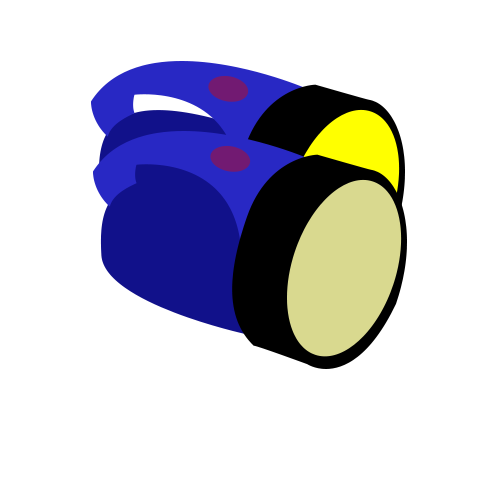
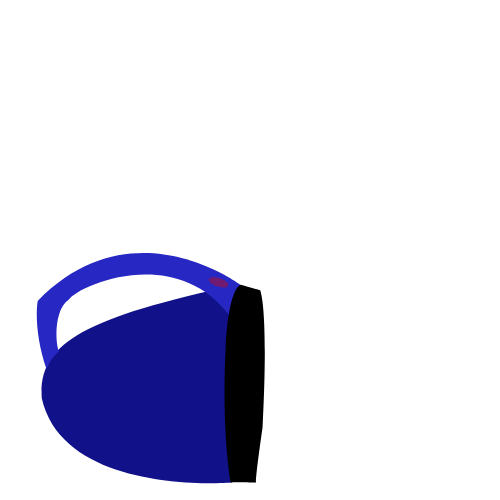
The second 500 × 500 image is a revision of the first. Changes to its layers:
renamed "lanterna" to "lanterna icone desligado", hid the group it (5 layers) over (93, 131, 407, 369)
painted on "Ellipse 5" (2nd of 3, in "lanterna icone desligado") over (210, 145, 251, 172)
painted on "Ellipse 4" (1st of 2, in "lanterna icone desligado") over (287, 179, 402, 357)
painted on "Shape 2" (2nd of 3, in "lanterna icone desligado") over (232, 154, 407, 369)
painted on "Shape 4" (2nd of 3, in "lanterna icone desligado") over (93, 131, 308, 242)
painted on "Shape 3" (2nd of 3, in "lanterna icone desligado"), masked it over (100, 180, 254, 334)
renamed "lanterna" to "lanterna icone ligado", hid the group it (5 layers) over (91, 61, 405, 299)
painted on "Ellipse 5" (3rd of 3, in "lanterna icone ligado"), masked it over (208, 75, 249, 102)
painted on "Ellipse 4" (2nd of 2, in "lanterna icone ligado"), masked it over (285, 109, 400, 287)
painted on "Shape 2" (3rd of 3, in "lanterna icone ligado"), masked it over (230, 84, 405, 299)
painted on "Shape 4" (3rd of 3, in "lanterna icone ligado"), masked it over (91, 61, 306, 172)
painted on "Shape 3" (3rd of 3, in "lanterna icone ligado"), masked it over (98, 110, 252, 264)
